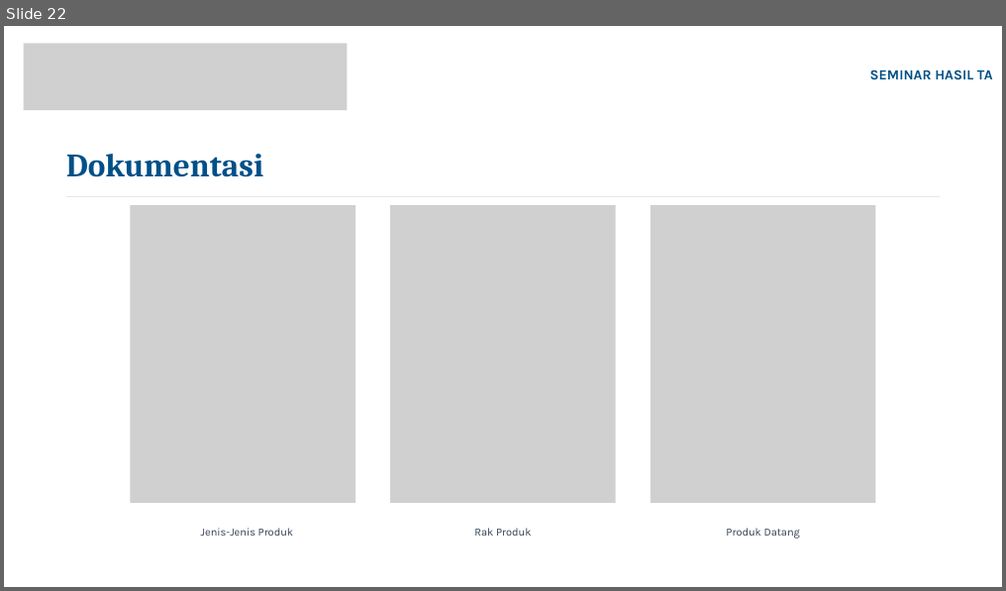
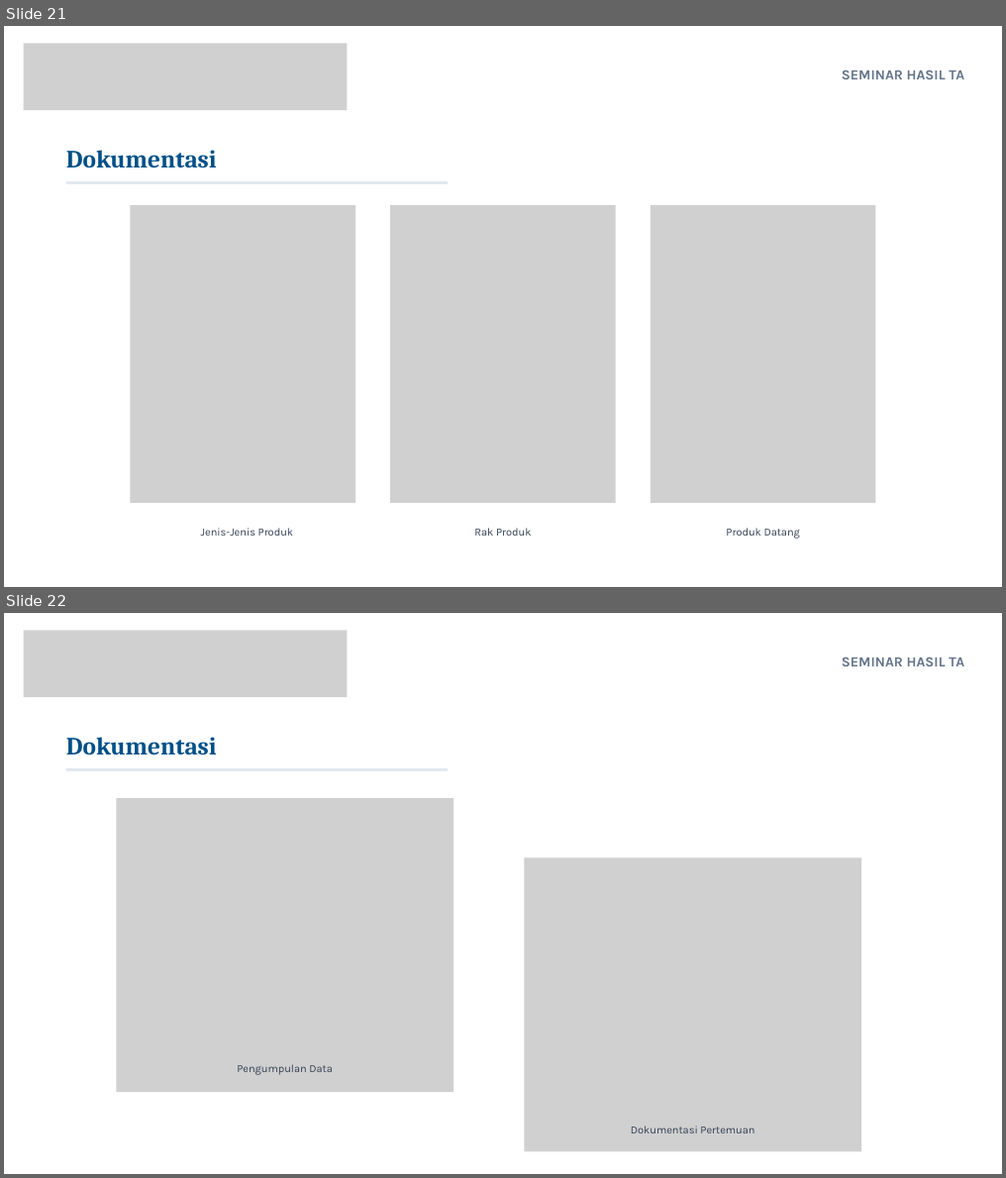
Before and after one commit to Marcell151/Sistem-Informasi-Inventori-Omnichannel-Zencare-Medical, a slide deck: lain/PPT/Seminar Hasil TA.pptx. Shown one above the other, each under a label of ours: slide 22 before the commit, slides 21 and 22 after it. The pictures are 1006x591 and 1006x1178 pixels, drawn with LibreOffice and Linux fonts; fonts in the diff are those of the drawing; grey boxes stand for pictures; background and template pictures are left out. Boxes give left, top, right and bottom in pixels: in the first picture for what was removed or moved away, otherwise in the second. Text is boxed around its words. In the diff, an @@ line names an element or a change of style, - is before the commit and + after.

```diff
--- a/lain/PPT/Seminar Hasil TA.pptx
+++ b/lain/PPT/Seminar Hasil TA.pptx
@@ slide 22 added at bbox=[4, 613, 1002, 1174], background picture (left out) @@
@@ picture added at bbox=[24, 631, 347, 697] @@
@@ text added at bbox=[842, 657, 964, 666], 20.2 pt, text #64748B, bold @@
+SEMINAR HASIL TA
@@ text added at bbox=[66, 737, 217, 756], 36 pt, text #005088, bold @@
+Dokumentasi
@@ freeform shape added at bbox=[66, 768, 449, 771], fill #E2E8F0 @@
@@ picture added at bbox=[116, 798, 453, 1092] @@
@@ picture added at bbox=[126, 807, 444, 1002] @@
@@ picture added at bbox=[127, 808, 443, 1047] @@
@@ picture added at bbox=[524, 858, 861, 1152] @@
@@ picture added at bbox=[535, 866, 851, 1061] @@
@@ picture added at bbox=[536, 867, 850, 1106] @@
@@ text added at bbox=[237, 1064, 333, 1075], 15.8 pt, text #334155 @@
+Pengumpulan Data
@@ text added at bbox=[631, 1126, 754, 1134], 15.8 pt, text #334155 @@
+Dokumentasi Pertemuan
@@ what was slide 22 is now slide 21 @@
@@ slide 21 changed as well @@
@@ text "SEMINAR HASIL TA" at bbox=[842, 70, 964, 79]: text colour #005088 to #64748B; alignment right to centre; less space between paragraphs @@
@@ text "Dokumentasi" at bbox=[66, 150, 217, 169]: size 47.2 to 36 pt; line spacing 56.7pt to 43.2pt @@
@@ freeform shape removed at bbox=[66, 196, 940, 197] @@
@@ freeform shape added at bbox=[66, 181, 449, 184], fill #E2E8F0 @@
```
Also in this commit, not shown: 7 other slides changed, 14 other slides added, 14 slides removed, 47 other files.
